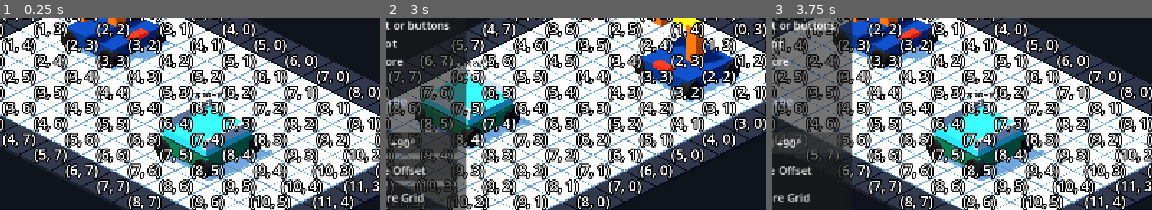
Above: before the commit, frames 1-3 (left to right).
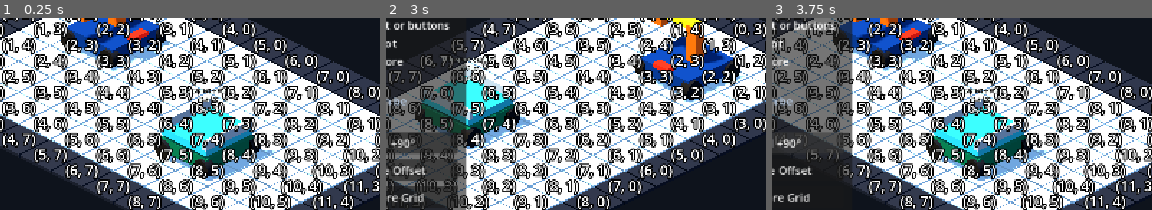
Above: after the commit, the same moments.

Repository: Ri0n72Y/automata
Game: Godot game, scene res://scenes/scene_01/scene_01_basic_packing.tscn
Same seed, same stepped clock (60 frames per second), same inputs: the game is played once before the commit and once after it.
Inputs:
- Up to frame 1 (0.25 s): no input
- Up to frame 2 (3 s): click "▶" at 0.5 s; click "▼" at 1.25 s; click "▶" at 2 s; click "Grid -90°" at 2.75 s
- Up to frame 3 (3.75 s): click "Grid +90°" at 3.5 s
The pictures show only the part of the screen within x 29-79%, y 34-84%; the shares and areas given below are measured in that part.

The runs differ from the first frame. In frame 1, 0.5% of the frame differs, in the area x 47-62%, y 35-49%; in frame 2, 0.5%; in frame 3, 0.5%.

Commit message:
[codex]feat(scene-01): add transport tray load slots

Diff:
--- a/scenes/scene_01/vehicles/transport_vehicle_placeholder.tscn
+++ b/scenes/scene_01/vehicles/transport_vehicle_placeholder.tscn
@@ -1,6 +1,7 @@
-[gd_scene load_steps=13 format=3]
+[gd_scene load_steps=14 format=3]
 
 [ext_resource type="Script" path="res://scripts/vehicles/vehicle_actor.gd" id="1_actor"]
+[ext_resource type="PackedScene" path="res://scenes/scene_01/objects/standard_block_placeholder.tscn" id="2_block"]
 
 [sub_resource type="StandardMaterial3D" id="ChassisMaterial"]
 albedo_color = Color(0.04, 0.38, 0.26, 1)
@@ -102,6 +103,59 @@
 mesh = SubResource("RailMesh")
 material_override = SubResource("RailMaterial")
 
+[node name="TraySlots" type="Node3D" parent="VisualRoot"]
+unique_name_in_owner = true
+
+[node name="Slot01" parent="VisualRoot/TraySlots" instance=ExtResource("2_block")]
+visible = false
+position = Vector3(-0.45, 0.7, -0.25)
+scale = Vector3(0.62, 0.62, 0.62)
+
+[node name="Slot02" parent="VisualRoot/TraySlots" instance=ExtResource("2_block")]
+visible = false
+position = Vector3(-0.15, 0.7, -0.25)
+scale = Vector3(0.62, 0.62, 0.62)
+
+[node name="Slot03" parent="VisualRoot/TraySlots" instance=ExtResource("2_block")]
+visible = false
+position = Vector3(0.15, 0.7, -0.25)
+scale = Vector3(0.62, 0.62, 0.62)
+
+[node name="Slot04" parent="VisualRoot/TraySlots" instance=ExtResource("2_block")]
+visible = false
+position = Vector3(0.45, 0.7, -0.25)
+scale = Vector3(0.62, 0.62, 0.62)
+
+[node name="Slot05" parent="VisualRoot/TraySlots" instance=ExtResource("2_block")]
+visible = false
+position = Vector3(-0.45, 0.7, 0.25)
+scale = Vector3(0.62, 0.62, 0.62)
+
+[node name="Slot06" parent="VisualRoot/TraySlots" instance=ExtResource("2_block")]
+visible = false
+position = Vector3(-0.15, 0.7, 0.25)
+scale = Vector3(0.62, 0.62, 0.62)
+
+[node name="Slot07" parent="VisualRoot/TraySlots" instance=ExtResource("2_block")]
+visible = false
+position = Vector3(0.15, 0.7, 0.25)
+scale = Vector3(0.62, 0.62, 0.62)
+
+[node name="Slot08" parent="VisualRoot/TraySlots" instance=ExtResource("2_block")]
+visible = false
+position = Vector3(0.45, 0.7, 0.25)
+scale = Vector3(0.62, 0.62, 0.62)
+
+[node name="TrayCountLabel" type="Label3D" parent="VisualRoot"]
+unique_name_in_owner = true
+position = Vector3(0, 1.18, 0)
+billboard = 1
+no_depth_test = true
+text = "0/8"
+font_size = 22
+outline_size = 7
+modulate = Color(0.78, 1, 1, 1)
+
 [node name="DirectionMarker" type="MeshInstance3D" parent="VisualRoot"]
 position = Vector3(0, 0.57, -0.77)
 mesh = SubResource("MarkerMesh")
@@ -118,7 +172,7 @@
 
 [node name="DebugLabel" type="Label3D" parent="VisualRoot"]
 unique_name_in_owner = true
-position = Vector3(0, 1.45, 0)
+position = Vector3(0, 1.56, 0)
 billboard = 1
 no_depth_test = true
 text = "Transport Vehicle\n16.0 kg"
